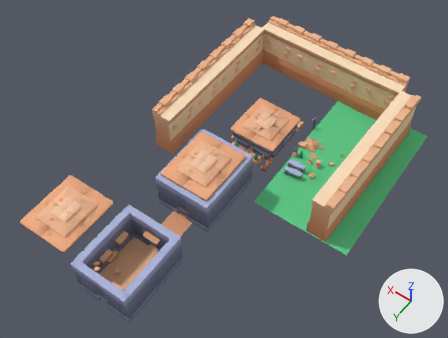
The Blender file data/untitled.blend as it was, and as the next commit left it.
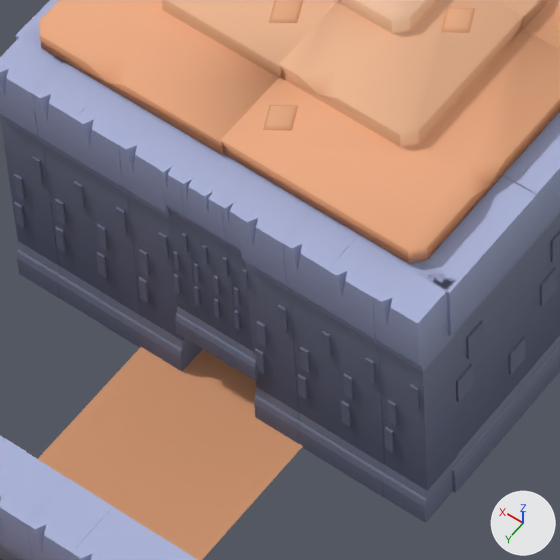
The first picture shows the older version from a 50 mm lens placed at (-290.0, 495.0, 657.0), pointed at (-7.0, 100.0, 36.0). The close-ups show both versions on the part from 35% to 50% of the width and 50% to 70% of the height of that picture; other places that the commit changed are outside them. The axes (+X, +Y, +Z) are drawn at lower right. The lights are the same throughout.

The scene before the commit, as lines of its bpy script (objects in view):
```python
me_floor = bpy.data.meshes.new('floor')
me_floor.from_pydata(...)  # 4 vertices, 4 faces; spans x -0.5..0.5, y 0.0, z -0.5..0.5
me_floor.materials.append(mat_colormap)  # picture img_colormap_png
me_wall = bpy.data.meshes.new('wall')
me_wall.from_pydata(...)  # 420 vertices, 1392 faces; spans x -0.5..3.49, y 0.0..1.0, z -0.3..0.3
me_wall.materials.append(mat_colormap_002)  # picture img_colormap_png
ob_floor_018 = bpy.data.objects.new('floor.018', me_floor)
ob_floor_018.location = (-0.7, 195.8, 16.5)
ob_floor_018.rotation_euler = (1.571, 0.0, 0.0)  # degrees (90, 0, 0)
ob_floor_018.scale = (30.3, 5.74, 51.2)
ob_wall_003 = bpy.data.objects.new('wall.003', me_wall)
ob_wall_003.location = (-34.2, 99.1, 16.1)
ob_wall_003.rotation_euler = (1.571, 0.0, 1.571)  # degrees (90, 0, 90)
ob_wall_003.scale = (20.6, 51.1, 14.8)
ob_wall_006 = bpy.data.objects.new('wall.006', me_wall)
ob_wall_006.location = (-10.9, 173.4, 16.1)
ob_wall_006.rotation_euler = (1.571, 0.0, -3.142)  # degrees (90, 0, -180)
ob_wall_006.scale = (7.8, 51.1, 14.8)
# also in view: 'wall.022' at (-23.0, 230.0, 42.0); 'stairs-corner.012' at (1.0, 130.0, 72.0); 'wall.005' at (22.0, 173.0, 42.0); 'wall.007' at (0.0, 173.0, 47.0); 'wall.004' at (34.0, 130.0, 42.0)
```
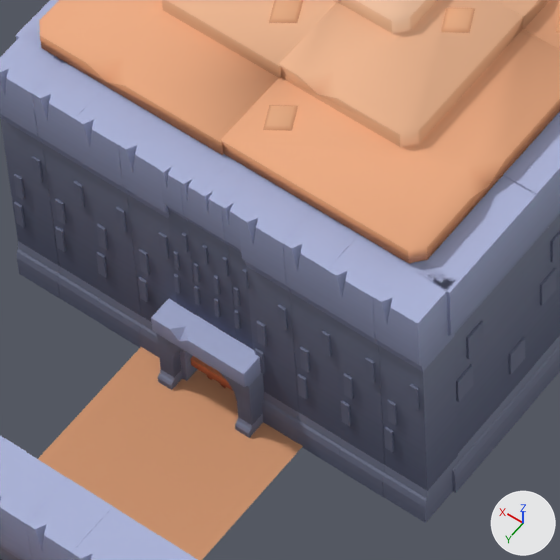
Edits to the bpy script that builds the scene:
```text
Add mat_colormap_005:
    mat_colormap_005 = principled_material('colormap.005')
    mat_colormap_005.texture = img_colormap_png
    mat_colormap_005.roughness = 1.0
    mat_colormap_005.specular_ior_level = 0.0
Add me_wall_gate:
    me_wall_gate.from_pydata(...)  # 185 vertices, 560 faces; spans x -0.5..0.5, y 0.0..1.0, z -0.3..0.3
    me_wall_gate.materials.append(mat_colormap_005)  # picture img_colormap_png
Add ob_wall_gate:
    ob_wall_gate = bpy.data.objects.new('wall-gate', me_wall_gate)
    ob_wall_gate.location = (0.0, 176.1, 16.3)
    ob_wall_gate.rotation_euler = (1.571, 0.0, 0.0)  # degrees (90, 0, 0)
    ob_wall_gate.scale = (17.0, 17.0, 17.0)
```

Where the change shows, as pixel boxes [x1, y1, x2, y2] in the close-ups (560 x 560 px):
'wall-gate', added
    after: [151, 299, 264, 438]
